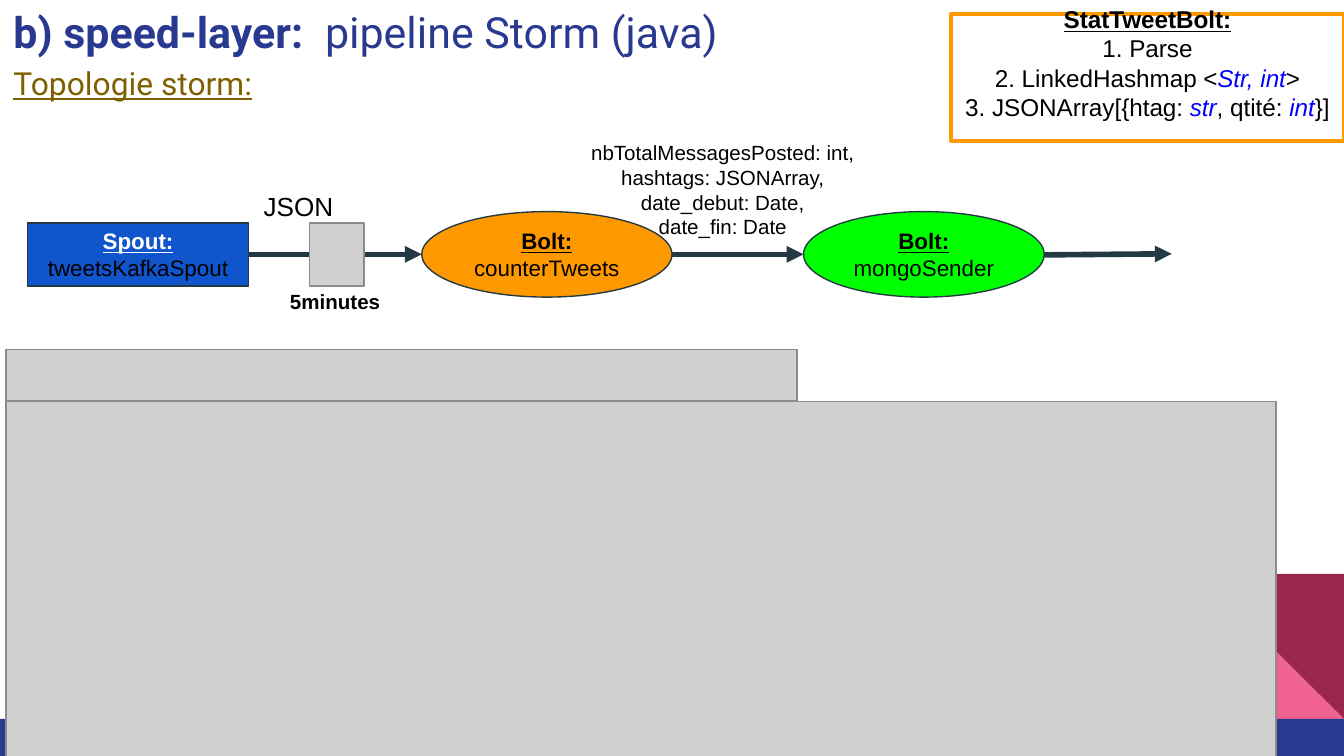
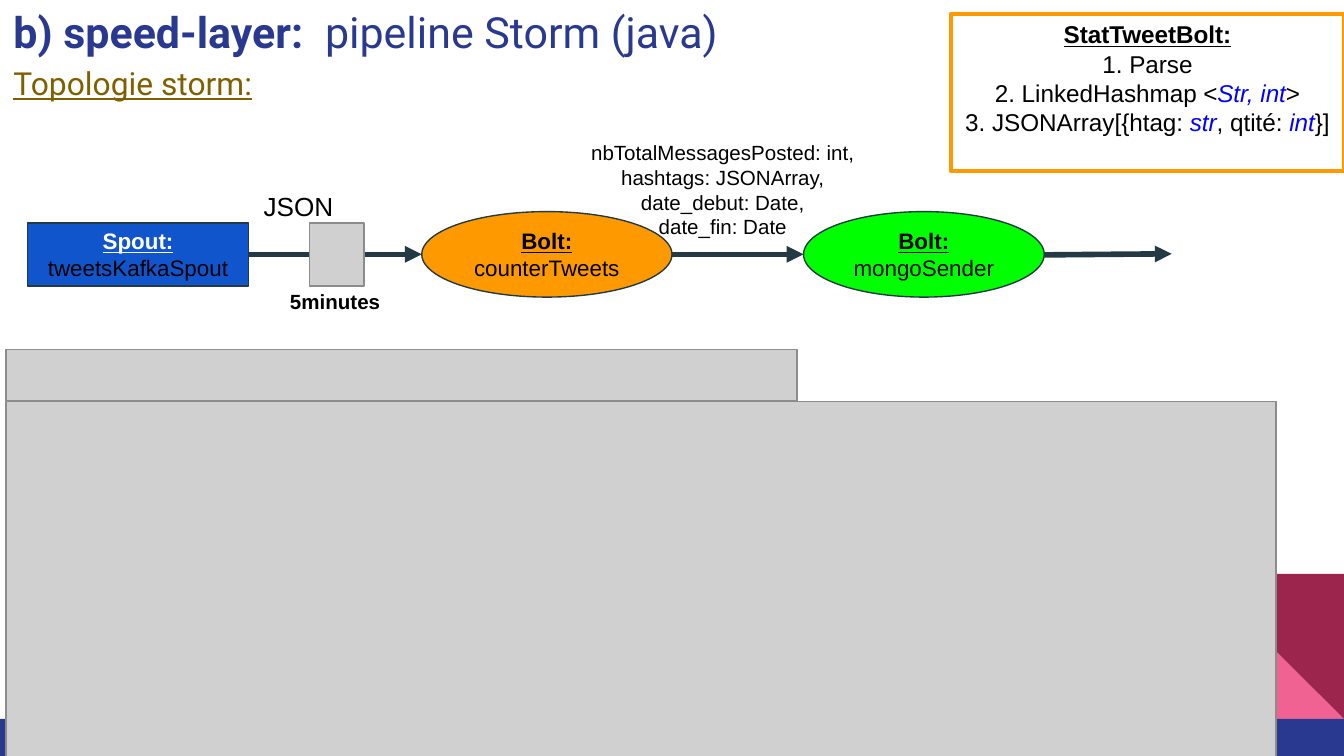
Before and after one commit to carolio7/lambda_architecture_for_tweetsProcessing, a slide deck: slide 15 of presentation/presentation_projet5_v01.pptx (slide 14 before the commit). Drawn at 1344x756 pixels with LibreOffice and Linux fonts; fonts in the diff are those of the drawing; grey boxes stand for pictures. Boxes give left, top, right and bottom in pixels: in the first picture for what was removed or moved away, otherwise in the second. Text is boxed around its words. In the diff, an @@ line names an element or a change of style, - is before the commit and + after.

```diff
--- a/presentation/presentation_projet5_v01.pptx
+++ b/presentation/presentation_projet5_v01.pptx
@@ rectangle "StatTweetBolt:": place and size @@
-rectangle "StatTweetBolt:" at box(952, 13, 1344, 140)
+rectangle "StatTweetBolt:" at box(952, 13, 1344, 171)
```
Also in this commit, not shown: 11 other slides changed, 1 slide added, 1 slide removed, 1 other file.
